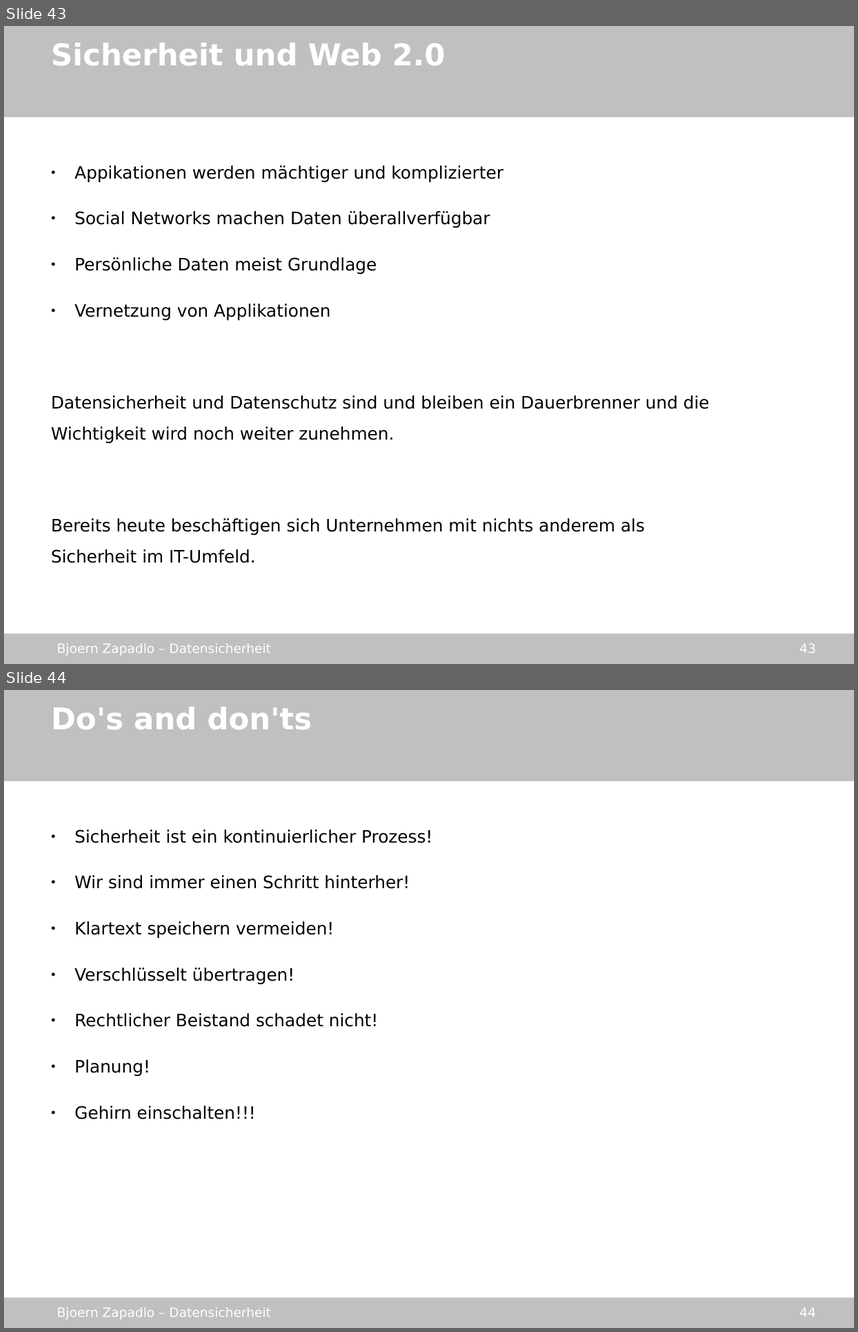
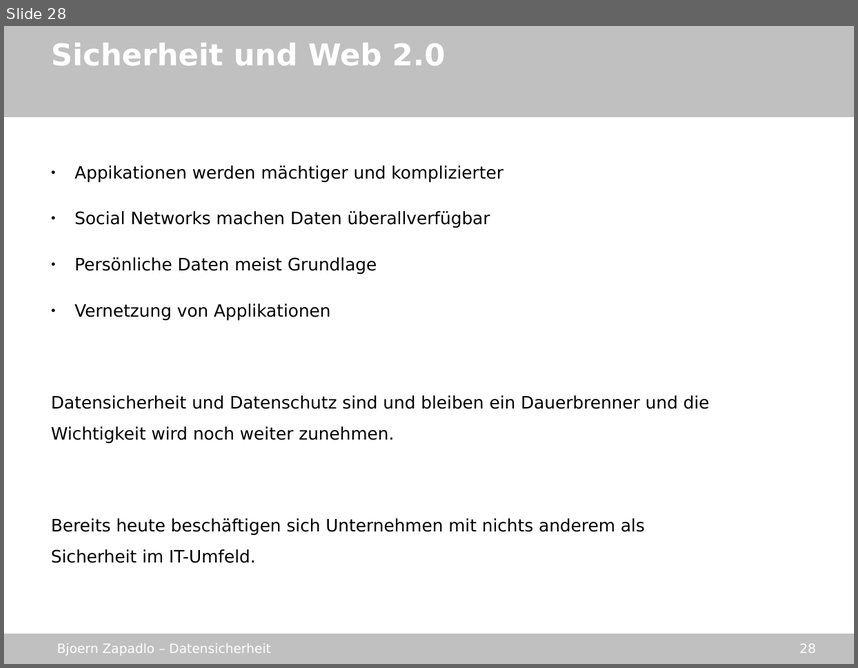
Before and after one commit to gmb2012/sae-datasecurity, a slide deck: stuff/datensicherheit_sae.odp. Shown one above the other, each under a label of ours: slides 43 and 44 before the commit, slide 28 after it. The pictures are 858x1332 and 858x668 pixels, drawn with LibreOffice and Linux fonts; fonts in the diff are those of the drawing; background and template pictures are left out. Boxes give left, top, right and bottom in pixels: in the first picture for what was removed or moved away, otherwise in the second. Text is boxed around its words. In the diff, an @@ line names an element or a change of style, - is before the commit and + after.

```diff
--- a/stuff/datensicherheit_sae.odp
+++ b/stuff/datensicherheit_sae.odp
@@ slide 44 removed at (x1=4, y1=690, x2=854, y2=1328), background picture (left out); not listed: 4 template elements that a slide beside it also shows @@
@@ text removed at (x1=51, y1=707, x2=312, y2=729) @@
-Do's and don'ts
@@ text removed at (x1=74, y1=829, x2=432, y2=1119) @@
-● Sicherheit ist ein kontinuierlicher Prozess!
-● Wir sind immer einen Schritt hinterher!
-● Klartext speichern vermeiden!
-● Verschlüsselt übertragen!
-● Rechtlicher Beistand schadet nicht!
-● Planung!
-● Gehirn einschalten!!!
@@ what was slide 43 is now slide 28 @@
@@ page number at (x1=800, y1=643, x2=816, y2=653): text changed @@
-43
+28
```
Also in this commit, not shown: 18 other slides removed, 4 other files.
